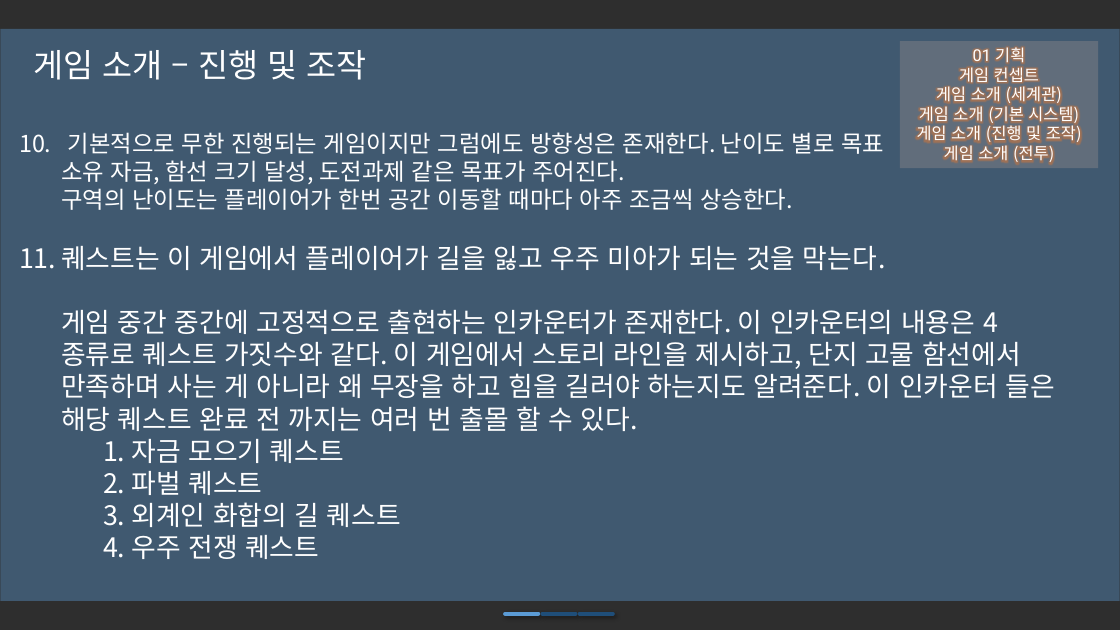
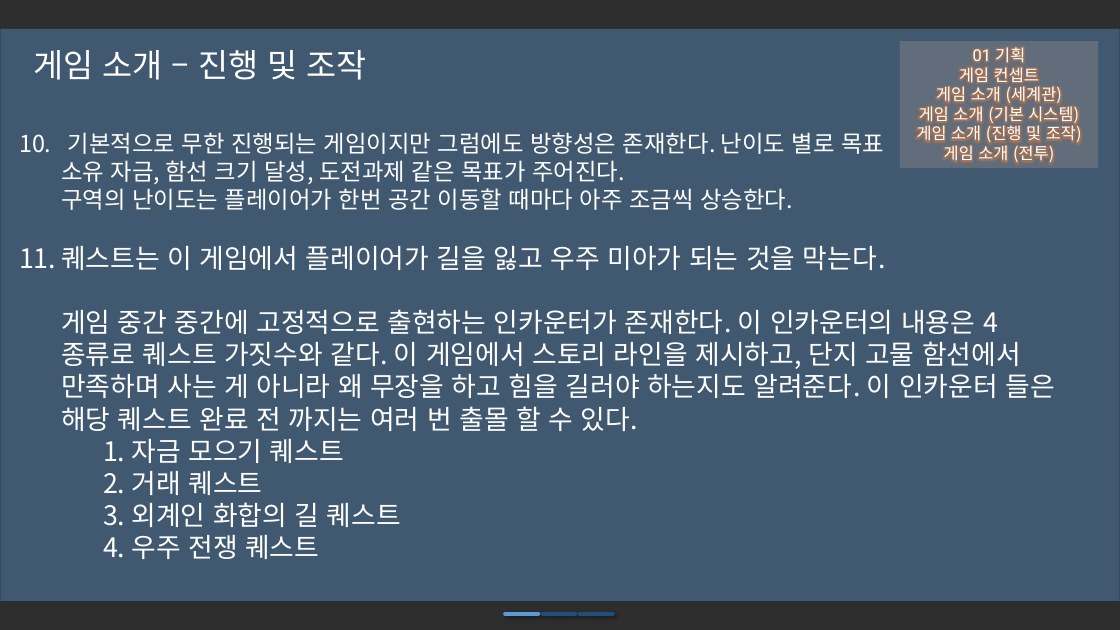
Before and after one commit to iconstudio/2017-Platformer, a slide deck: slide 14 of slides/Cosmos_20171105.pptx. Drawn at 1120x630 pixels with LibreOffice and Linux fonts; fonts in the diff are those of the drawing; background and template pictures are left out; a plain dark background stands for a picture behind light text. Boxes give left, top, right and bottom in pixels: in the first picture for what was removed or moved away, otherwise in the second. Text is boxed around its words. In the diff, an @@ line names an element or a change of style, - is before the commit and + after.

```diff
--- a/slides/Cosmos_20171105.pptx
+++ b/slides/Cosmos_20171105.pptx
@@ text at [61, 246, 1054, 559]: text changed @@
-11. 퀘스트는 이 게임에서 플레이어가 길을 잃고 우주 미아가 되는 것을 막는다.
-    게임 중간 중간에 고정적으로 출현하는 인카운터가 존재한다. 이 인카운터의 내용은 4 종류로 퀘스트 가짓수와 같다. 이 게임에서 스토리 라인을 제시하고, 단지 고물 함선에서 만족하며 사는 게 아니라 왜 무장을 하고 힘을 길러야 하는지도 알려준다. 이 인카운터 들은 해당 퀘스트 완료 전 까지는 여러 번 출몰 할 수 있다.
-    1. 자금 모으기 퀘스트
-    2. 파벌 퀘스트
-    3. 외계인 화합의 길 퀘스트
-    4. 우주 전쟁 퀘스트
+11. 퀘스트는 이 게임에서 플레이어가 길을 잃고 우주 미아가 되는 것을 막는다.
+    게임 중간 중간에 고정적으로 출현하는 인카운터가 존재한다. 이 인카운터의 내용은 4 종류로 퀘스트 가짓수와 같다. 이 게임에서 스토리 라인을 제시하고, 단지 고물 함선에서 만족하며 사는 게 아니라 왜 무장을 하고 힘을 길러야 하는지도 알려준다. 이 인카운터 들은 해당 퀘스트 완료 전 까지는 여러 번 출몰 할 수 있다.
+    1. 자금 모으기 퀘스트
+    2. 거래 퀘스트
+    3. 외계인 화합의 길 퀘스트
+    4. 우주 전쟁 퀘스트
```
Also in this commit, not shown: 2 other slides changed, 4 other files.
